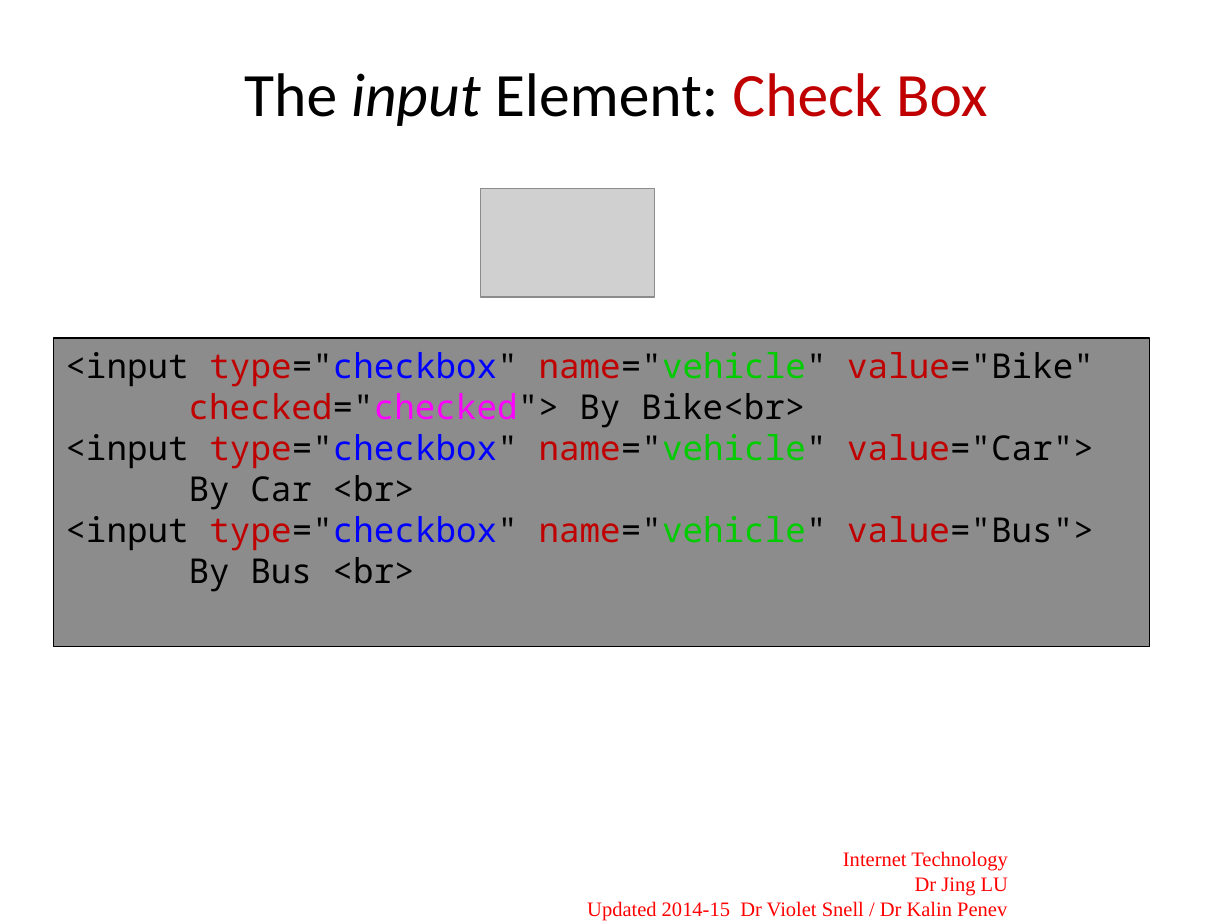
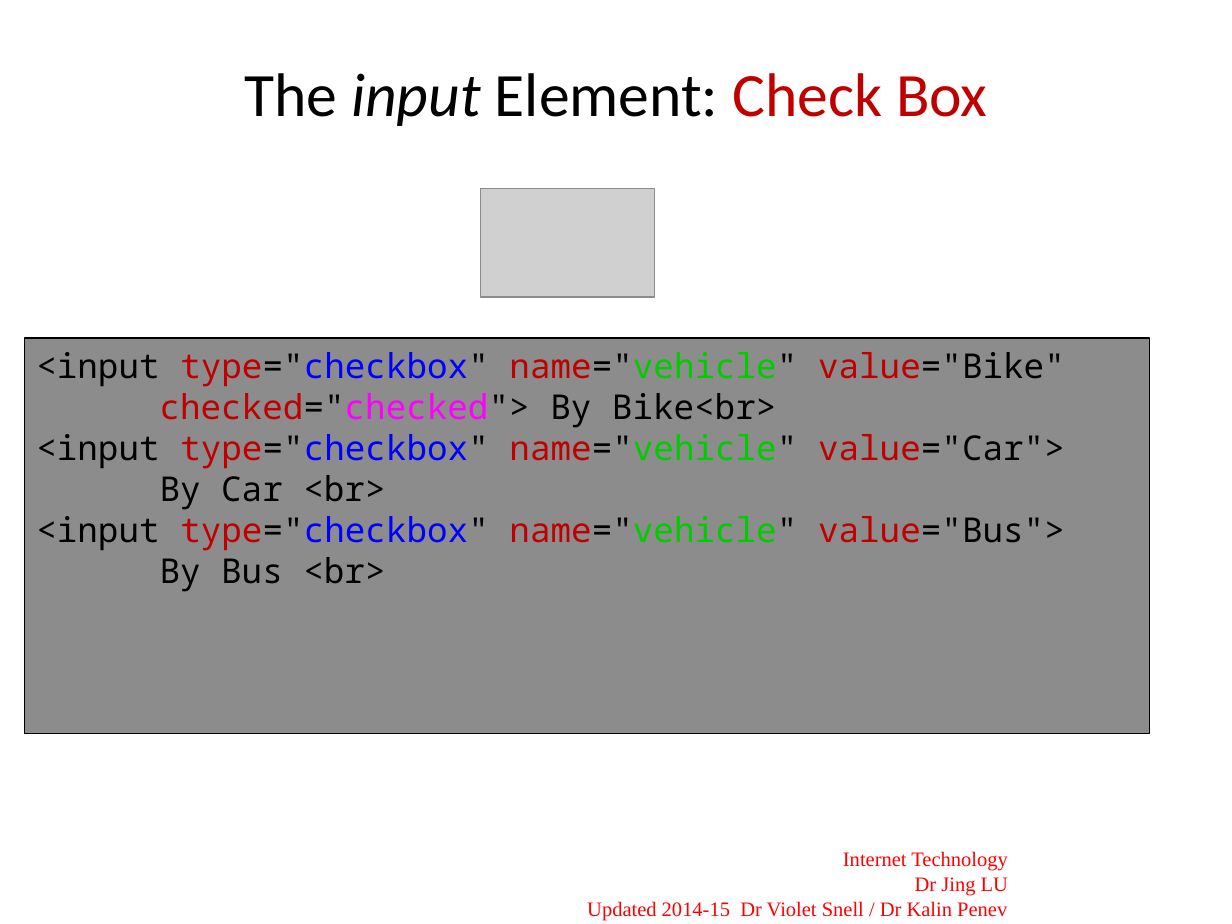
Before and after one commit to joeappleton18/cda400, a slide deck: slide 7 of sessions/week8/slides.pptx (slide 4 before the commit). Drawn at 1232x924 pixels with LibreOffice and Linux fonts; fonts in the diff are those of the drawing; grey boxes stand for pictures; background and template pictures are left out. Boxes give left, top, right and bottom in pixels: in the first picture for what was removed or moved away, otherwise in the second. Text is boxed around its words. In the diff, an @@ line names an element or a change of style, - is before the commit and + after.

```diff
--- a/sessions/week8/slides.pptx
+++ b/sessions/week8/slides.pptx
@@ rectangle "<input type="checkbox" name="vehicle" value="Bike"": place and size @@
-rectangle "<input type="checkbox" name="vehicle" value="Bike"" at (53, 338, 1149, 646)
+rectangle "<input type="checkbox" name="vehicle" value="Bike"" at (25, 338, 1149, 733)
```
Also in this commit, not shown: 2 other slides changed, 4 slides added, 8 other files.
